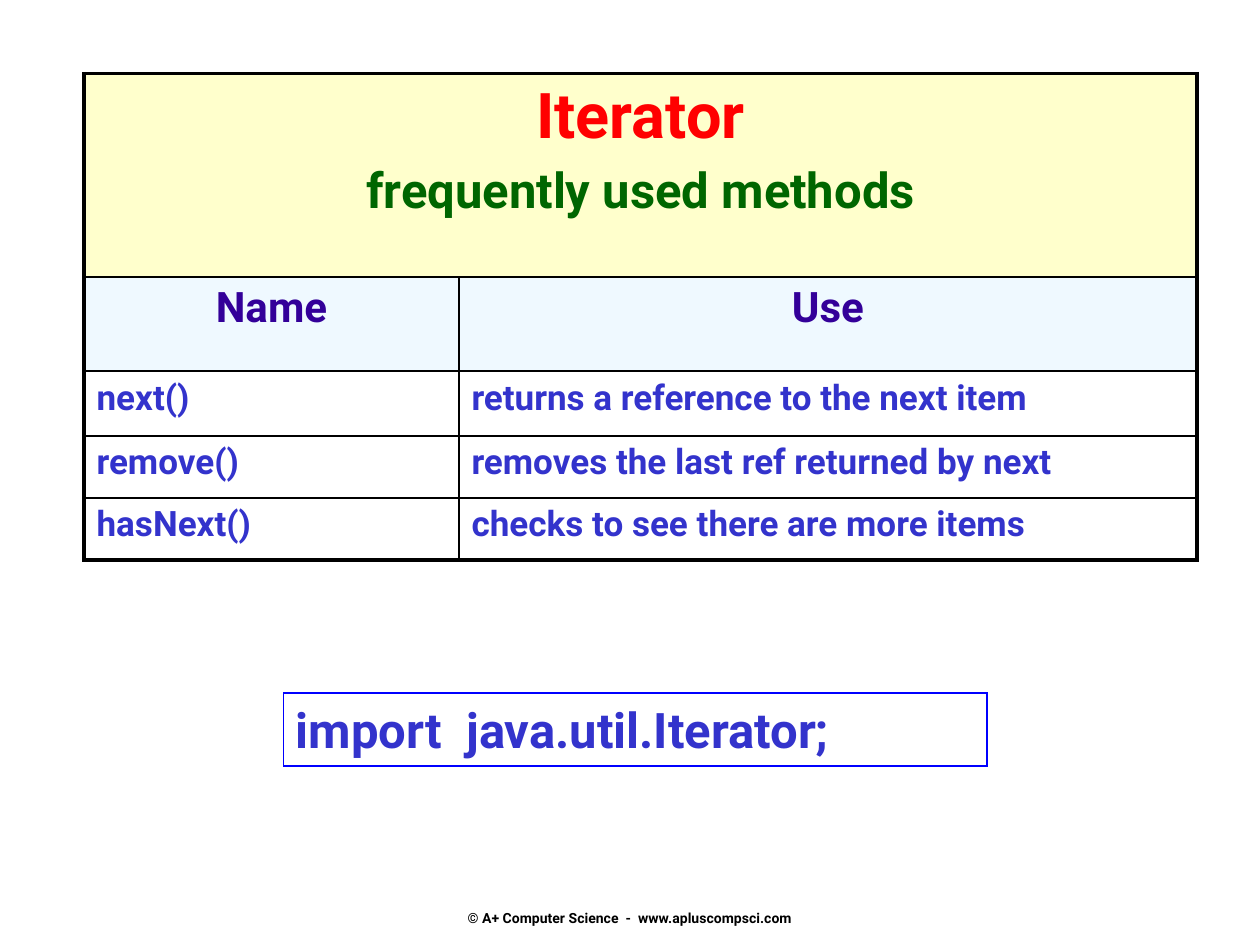
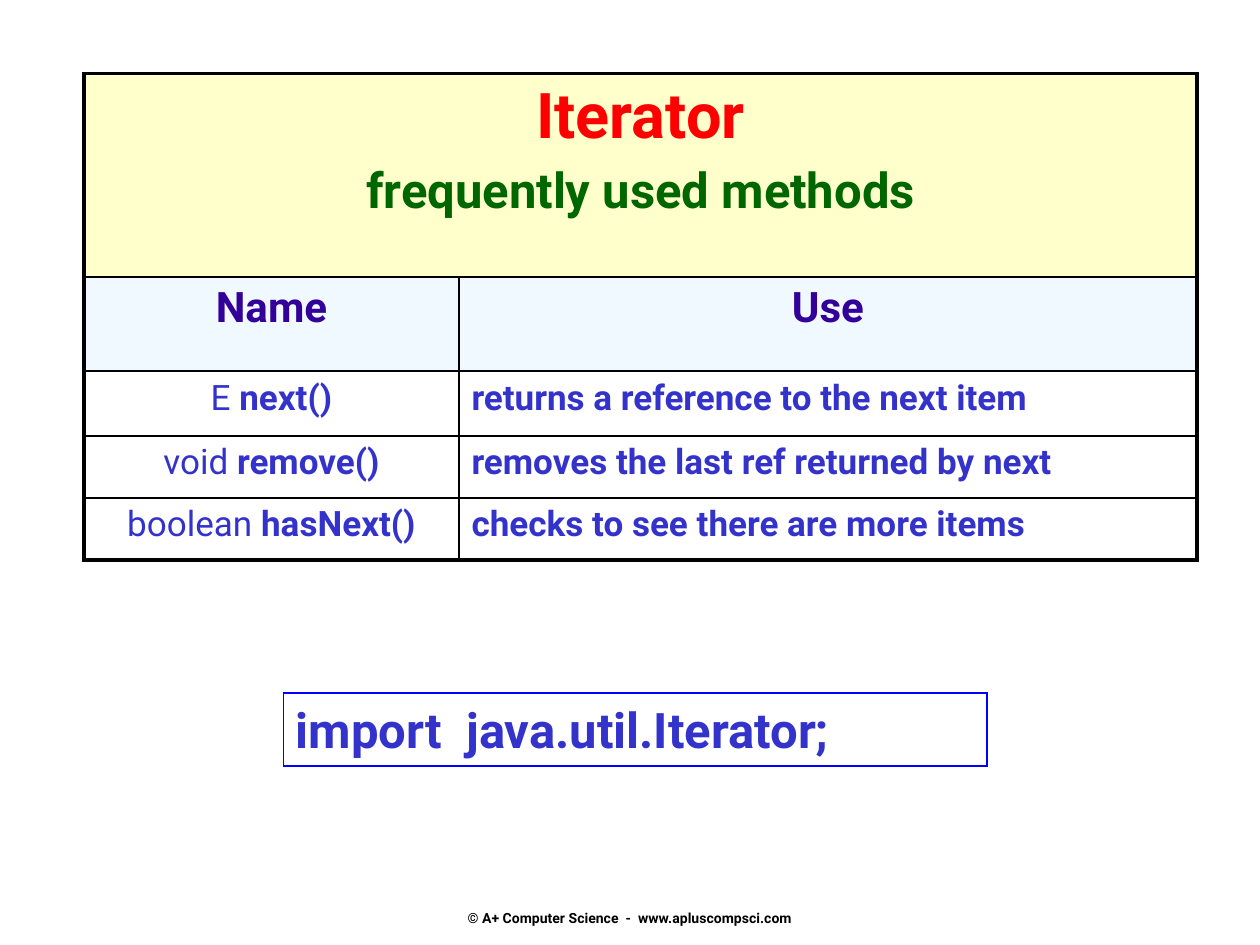
Before and after one commit to Cy-FairCS/cs3, a slide deck: slide 25 of u02c_iterators/notes1_iterators/5a.iterators.pptx. Drawn at 1260x945 pixels with LibreOffice and Linux fonts; fonts in the diff are those of the drawing. Boxes give left, top, right and bottom in pixels: in the first picture for what was removed or moved away, otherwise in the second. Text is boxed around its words. In the diff, an @@ line names an element or a change of style, - is before the commit and + after.

```diff
--- a/u02c_iterators/notes1_iterators/5a.iterators.pptx
+++ b/u02c_iterators/notes1_iterators/5a.iterators.pptx
@@ table at (84, 73, 1198, 559) @@
-row 3, column 1: next()
+row 3, column 1: E next()
-row 4, column 1: remove()
+row 4, column 1: void remove()
-row 5, column 1: hasNext()
+row 5, column 1: boolean hasNext()
```
Also in this commit, not shown: 6 other slides changed, 1 other file.
